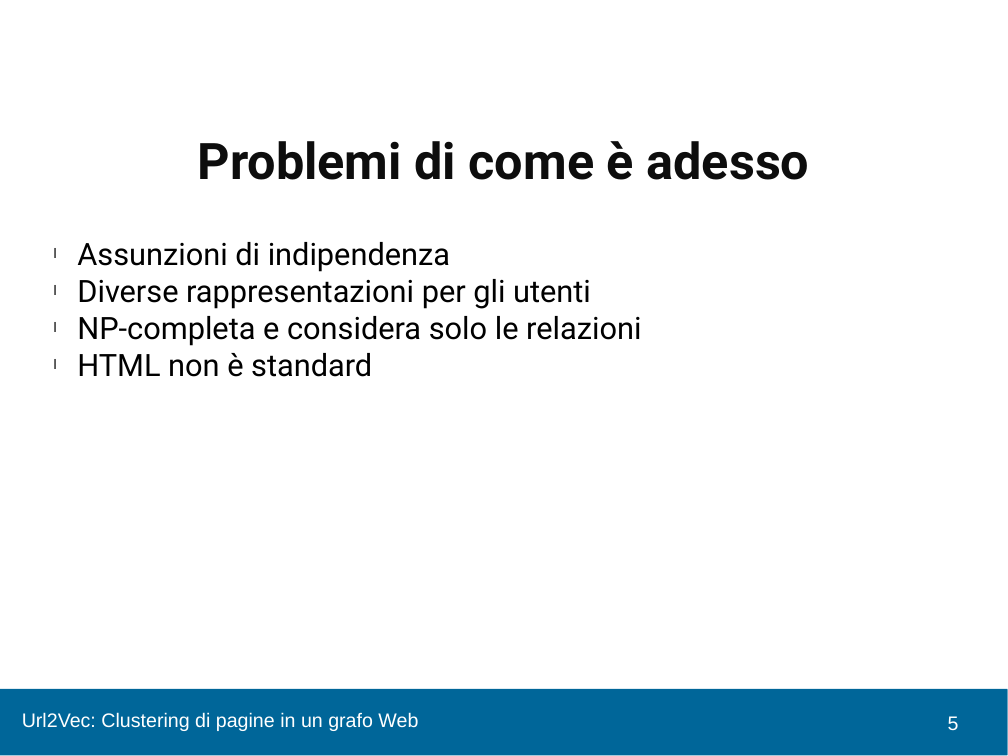
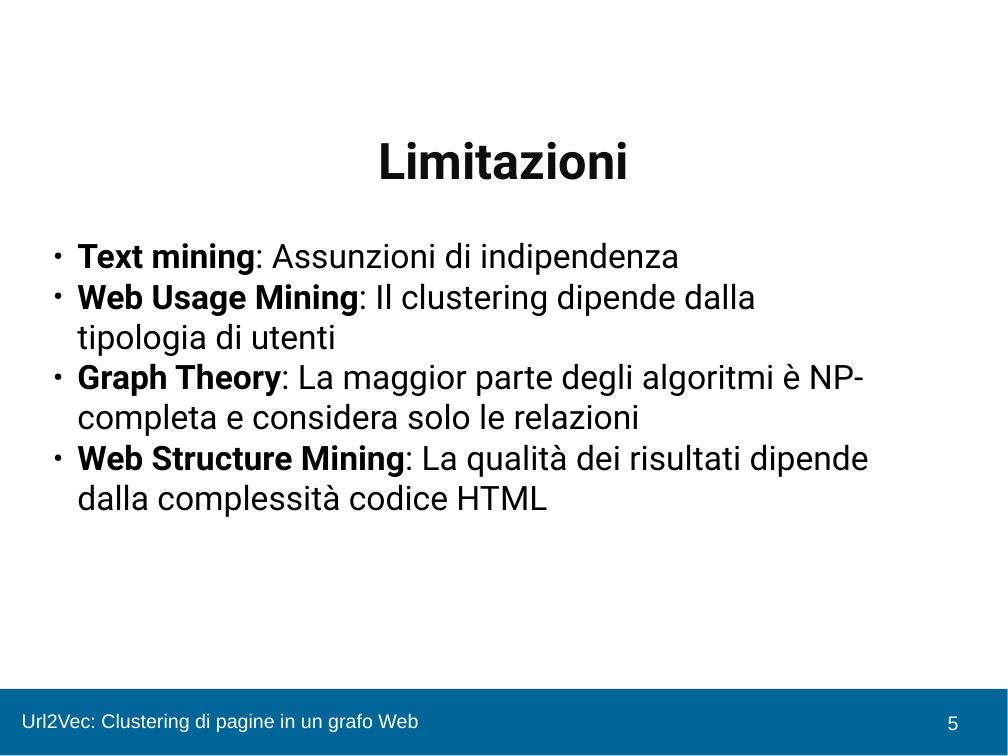
Before and after one commit to chrisPiemonte/Bachelors-Thesis, a slide deck: slide 5 of Slide/Presentaz.pptx. Drawn at 1008x756 pixels with LibreOffice and Linux fonts; fonts in the diff are those of the drawing; background and template pictures are left out. Boxes give left, top, right and bottom in pixels: in the first picture for what was removed or moved away, otherwise in the second. Text is boxed around its words. In the diff, an @@ line names an element or a change of style, - is before the commit and + after.

```diff
--- a/Slide/Presentaz.pptx
+++ b/Slide/Presentaz.pptx
@@ text at bbox=[378, 141, 629, 180]: text changed @@
-Problemi di come è adesso
+Limitazioni
@@ text at bbox=[77, 242, 869, 517]: text changed; size 22 to 24 pt @@
-l Assunzioni di indipendenza
-l Diverse rappresentazioni per gli utenti
-l NP-completa e considera solo le relazioni
-l HTML non è standard
+● Text mining: Assunzioni di indipendenza
+● Web Usage Mining: Il clustering dipende dalla tipologia di utenti
+● Graph Theory: La maggior parte degli algoritmi è NP-completa e considera solo le relazioni
+● Web Structure Mining: La qualità dei risultati dipende dalla complessità codice HTML
```
Also in this commit, not shown: 17 other slides changed, 6 slides added, 6 slides removed.
